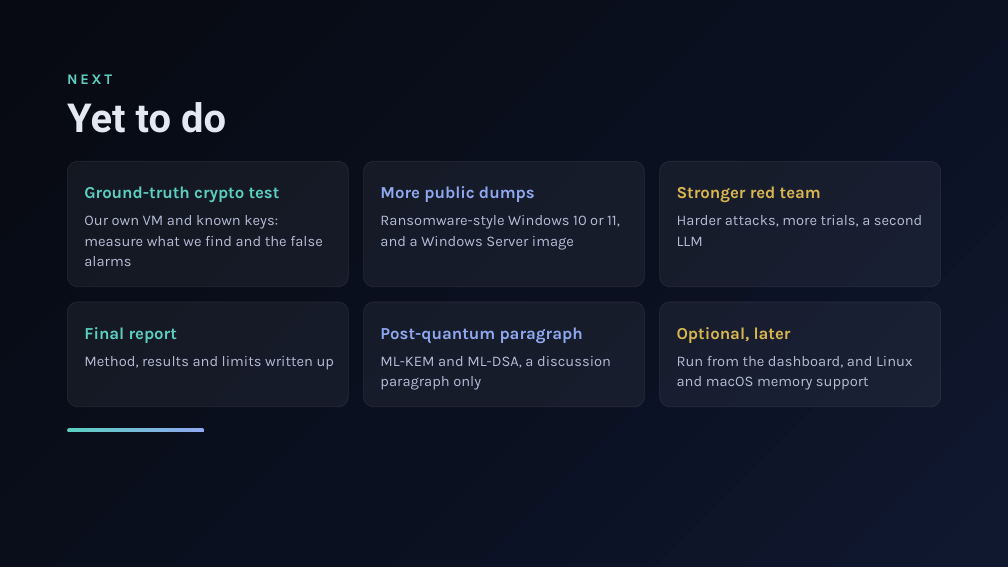
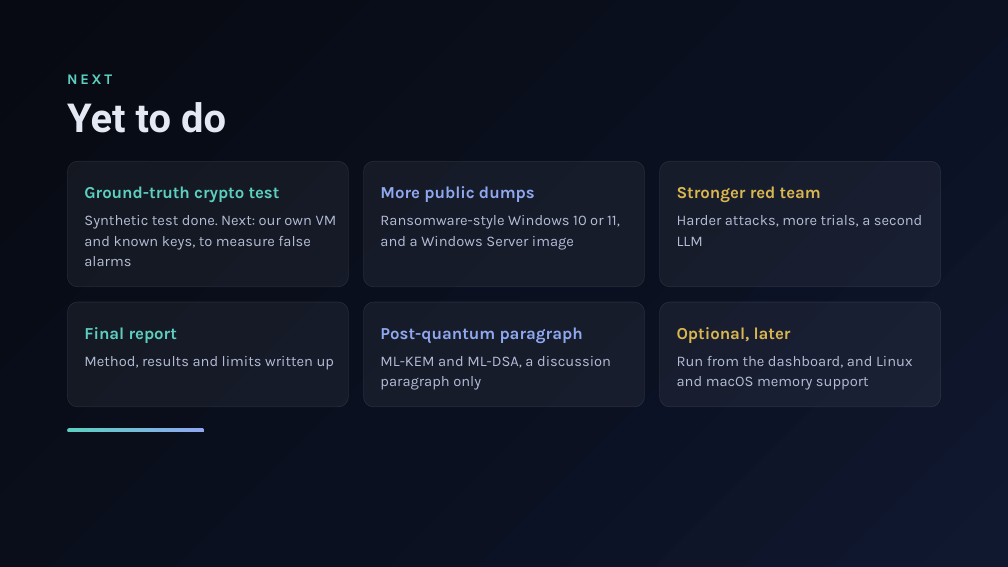
Before and after one commit to HalcyonVector/Triageguard, a slide deck: slide 10 of TriageGuard Progress Evaluation.pptx. Drawn at 1008x567 pixels with LibreOffice and Linux fonts; fonts in the diff are those of the drawing. Boxes give left, top, right and bottom in pixels: in the first picture for what was removed or moved away, otherwise in the second. Text is boxed around its words. In the diff, an @@ line names an element or a change of style, - is before the commit and + after.

Commit message:
Deck: GitHub link, sixth RSA test, planted-data results, contribution slide

```diff
--- a/TriageGuard Progress Evaluation.pptx
+++ b/TriageGuard Progress Evaluation.pptx
@@ text at (84, 215, 337, 266): text changed @@
-Our own VM and known keys: measure what we find and the false alarms
+Synthetic test done. Next: our own VM and known keys, to measure false alarms
```
Also in this commit, not shown: 2 other slides changed, 1 slide added.
